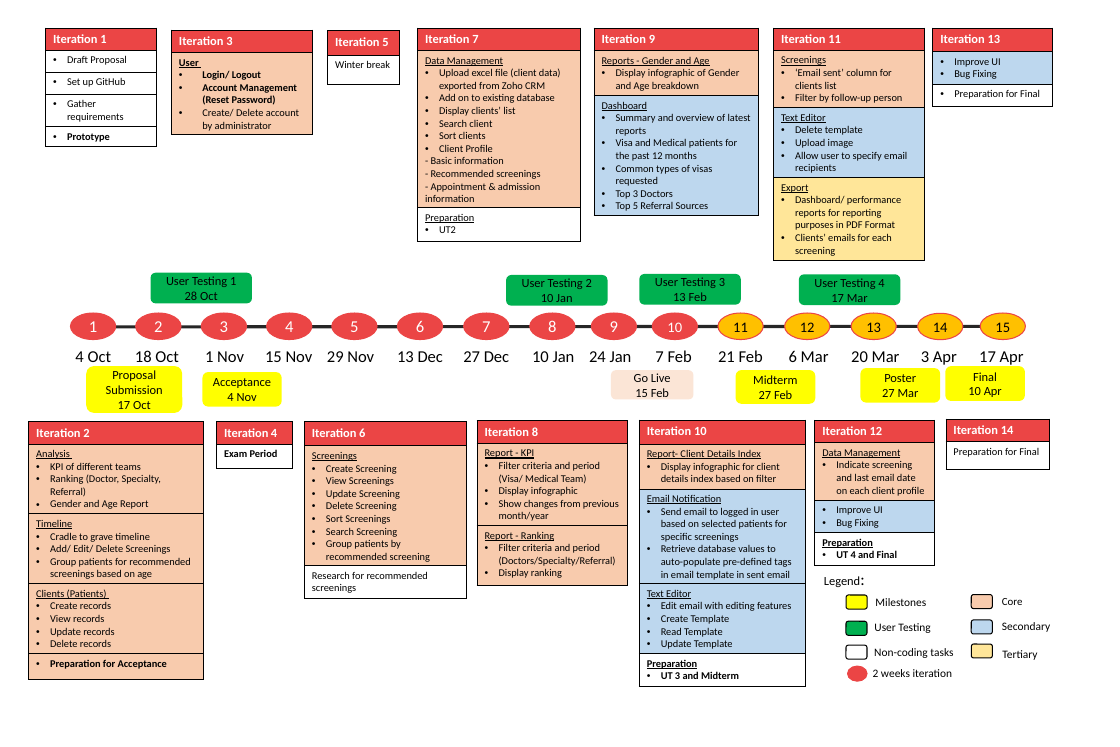
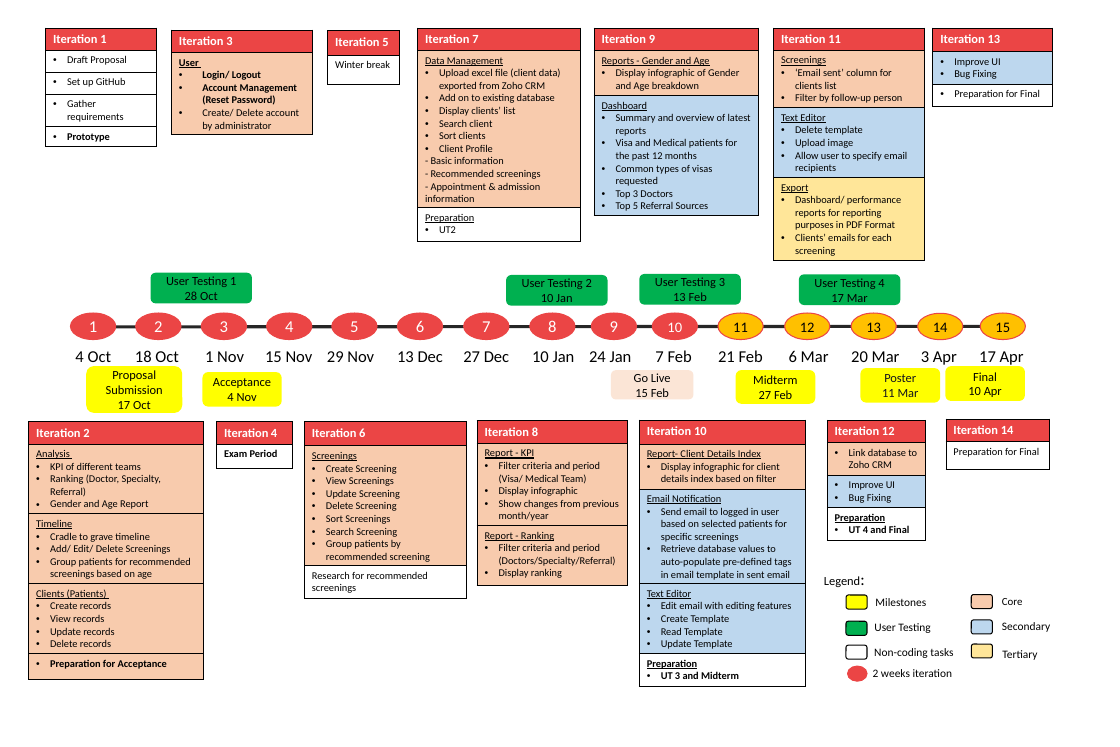
Before and after one commit to seankwok/Ulink, a slide deck: slide 1 of Documentation/Wiki Documents/4. PROJECT MANAGEMENT/Timeline/Timeline iterations edit.pptx. Drawn at 1120x747 pixels with LibreOffice and Linux fonts; fonts in the diff are those of the drawing. Boxes give left, top, right and bottom in pixels: in the first picture for what was removed or moved away, otherwise in the second. Text is boxed around its words. In the diff, an @@ line names an element or a change of style, - is before the commit and + after.

Commit message:
FYP Slides 736PM 25 Feb

```diff
--- a/Documentation/Wiki Documents/4. PROJECT MANAGEMENT/Timeline/Timeline iterations edit.pptx
+++ b/Documentation/Wiki Documents/4. PROJECT MANAGEMENT/Timeline/Timeline iterations edit.pptx
@@ text in rounded rectangle at <box>882,389,919,397</box>: text changed; text colour #000000 to #12141E @@
-27 Mar
+11 Mar
@@ text in rounded rectangle at <box>884,374,916,382</box>: text colour #000000 to #12141E in "Poster" @@
@@ table at <box>827,420,926,540</box> @@
-row 2, column 1: Data Management / Indicate screening and last email date on each client profile
+row 2, column 1: Link database to Zoho CRM
@@ table: place and size @@
-table at <box>815,420,934,564</box>
+table at <box>827,420,926,540</box>
```
Also in this commit, not shown: 1 other slide changed, 7 other files.
